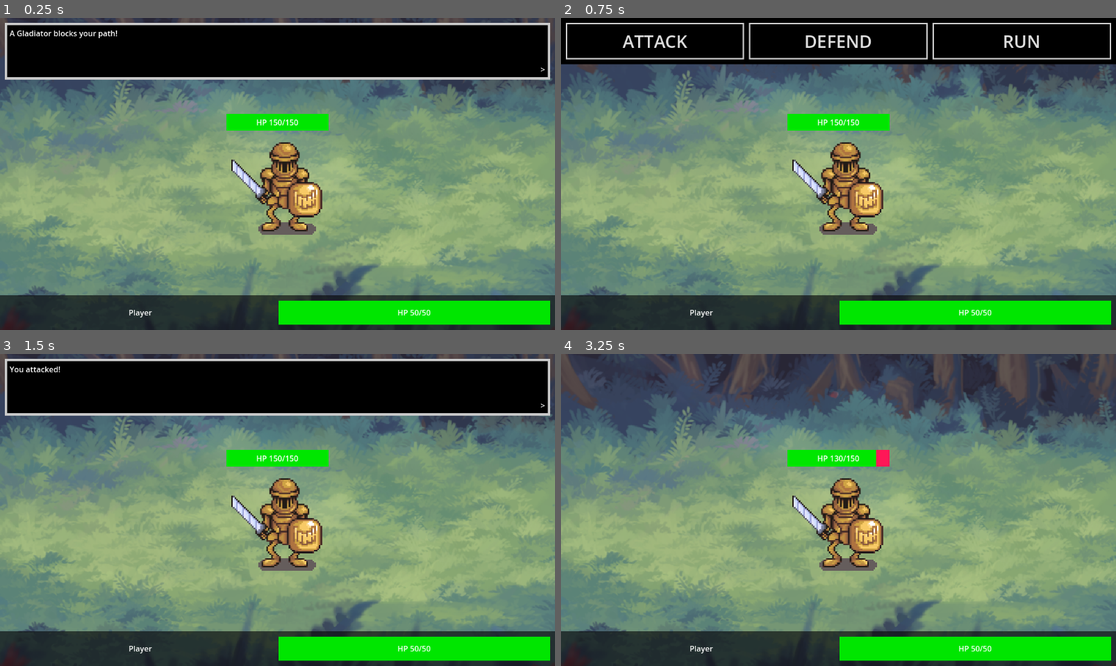
Above: before the commit, frames 1-4 (two rows, left to right).
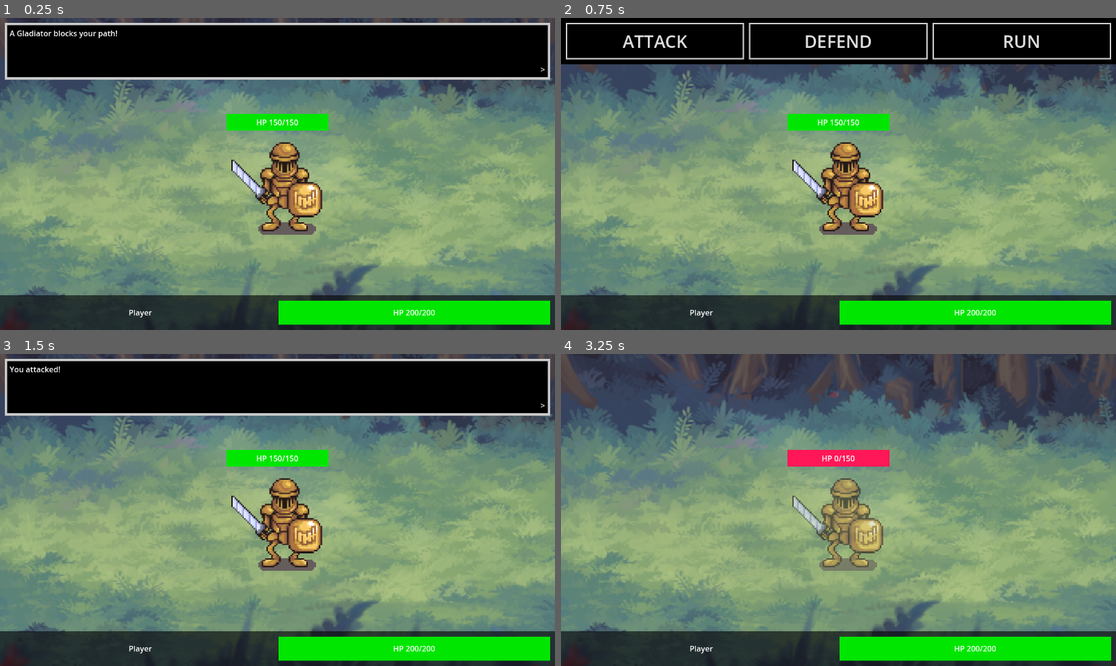
Above: after the commit, the same moments.

Repository: Opuhlos/Topielski-Turn-Based-System
Game: Godot game, scene res://scenes/battle.tscn
Same seed, same stepped clock (60 frames per second), same inputs: the game is played once before the commit and once after it. The project has no main scene, so this scene is started directly.
Inputs (mouse positions are in pixels of both pictures, inside the frame that each line leads up to):
- Up to frame 1 (0.25 s): no input
- Up to frame 2 (0.75 s): tap Enter (ui_accept) at 0.5 s; move the mouse to (960, 158) at 0.52 s; click (960, 158) at 0.67 s
- Up to frame 3 (1.5 s): tap Enter (ui_accept) at 0.77 s; click "ATTACK" at 1.25 s
- Up to frame 4 (3.25 s): tap Enter (ui_accept) at 2, 2.27, 2.75 s; move the mouse to (727, 525) at 2.02 s; click (727, 525) at 2.17 s; move the mouse to (894, 441) at 2.77 s; click (894, 441) at 2.92 s

The runs differ from the first frame. In frame 1, less than 0.1% of the frame differs, in the area x 70-79%, y 93-96%; in frame 2, less than 0.1%; in frame 3, less than 0.1%; in frame 4, 2.9%, in the area x 40-79%, y 30-96%.

Commit message:
attack and win conditions

Diff:
--- a/topielskis-system/resources/Gladiator.tres
+++ b/topielskis-system/resources/Gladiator.tres
@@ -1,4 +1,4 @@
-[gd_resource type="Resource" load_steps=3 format=3 uid="uid://sb3yex06e4nb"]
+[gd_resource type="Resource" script_class="BaseEnemy" load_steps=3 format=3 uid="uid://sb3yex06e4nb"]
 
 [ext_resource type="Script" uid="uid://bqaav0smi0ttm" path="res://scripts/BaseEnemy.gd" id="1_44jta"]
 [ext_resource type="Texture2D" uid="uid://b0t24sgeqoo60" path="res://assets/09.png" id="2_y8pv4"]
@@ -8,4 +8,4 @@
 name = "Gladiator"
 texture = ExtResource("2_y8pv4")
 health = 150
-attack = 30
+attack = 500
--- a/topielskis-system/scenes/battle.tscn
+++ b/topielskis-system/scenes/battle.tscn
@@ -92,10 +92,27 @@
 "values": [Vector2(0, 0), Vector2(8, 16), Vector2(8, -16), Vector2(-24, 8), Vector2(8, -16), Vector2(8, 32), Vector2(48, 16), Vector2(-32, -32), Vector2(16, 32), Vector2(16, -8), Vector2(0, 0)]
 }
 
+[sub_resource type="Animation" id="Animation_4k1nj"]
+resource_name = "enemy_die"
+length = 0.5
+tracks/0/type = "value"
+tracks/0/imported = false
+tracks/0/enabled = true
+tracks/0/path = NodePath("EnemyContainer/Enemy:modulate")
+tracks/0/interp = 1
+tracks/0/loop_wrap = true
+tracks/0/keys = {
+"times": PackedFloat32Array(0.00857342, 0.5),
+"transitions": PackedFloat32Array(1, 1),
+"update": 0,
+"values": [Color(1, 1, 1, 1), Color(1, 1, 1, 0)]
+}
+
 [sub_resource type="AnimationLibrary" id="AnimationLibrary_6vh42"]
 _data = {
 &"RESET": SubResource("Animation_lpir7"),
 &"enemy_damaged": SubResource("Animation_a12nh"),
+&"enemy_die": SubResource("Animation_4k1nj"),
 &"shake": SubResource("Animation_6vh42")
 }
 
--- a/topielskis-system/scripts/State.gd
+++ b/topielskis-system/scripts/State.gd
@@ -1,5 +1,5 @@
 extends Node
 
-var max_health: int = 50
+var max_health: int = 200
 var current_health: int = 35
-var damage = 20
+var damage = 500
--- a/topielskis-system/scripts/battle.gd
+++ b/topielskis-system/scripts/battle.gd
@@ -56,7 +56,7 @@
 	label.text = "HP %s/%s" % [health, max_health]
 
 func enemy_turn() -> void:
-	await get_tree().create_timer(1).timeout
+	await get_tree().create_timer(0.5).timeout
 
 	display_text("The %s attacked you!" % [enemy.name])
 	await textbox_closed
@@ -71,6 +71,14 @@
 		await $AnimationPlayer.animation_finished
 
 	set_health(player_hp_bar, current_player_health, State.max_health)
+
+	if current_player_health ==  0:
+		display_text("You died!")
+		await textbox_closed
+		get_tree().quit()
+
+	await get_tree().create_timer(0.5).timeout
+	$ActionsPanel.show()
 
 func _on_pressed_run_button() -> void:
 	display_text("You escaped!")
@@ -88,6 +96,16 @@
 	current_enemy_health = max(0, current_enemy_health - State.damage)
 	set_health(enemy_hp_bar, current_enemy_health, enemy.health)
 
+	if current_enemy_health == 0:
+		$AnimationPlayer.play("enemy_die")
+		await $AnimationPlayer.animation_finished
+		enemy_hp_bar.hide()
+
+		display_text("You won!")
+		await textbox_closed
+
+		get_tree().quit()
+
 	enemy_turn()
 
 func _on_pressed_defend_button() -> void:
Not shown: 1 places in topielskis-system/scenes/battle.tscn that only renumber resources
